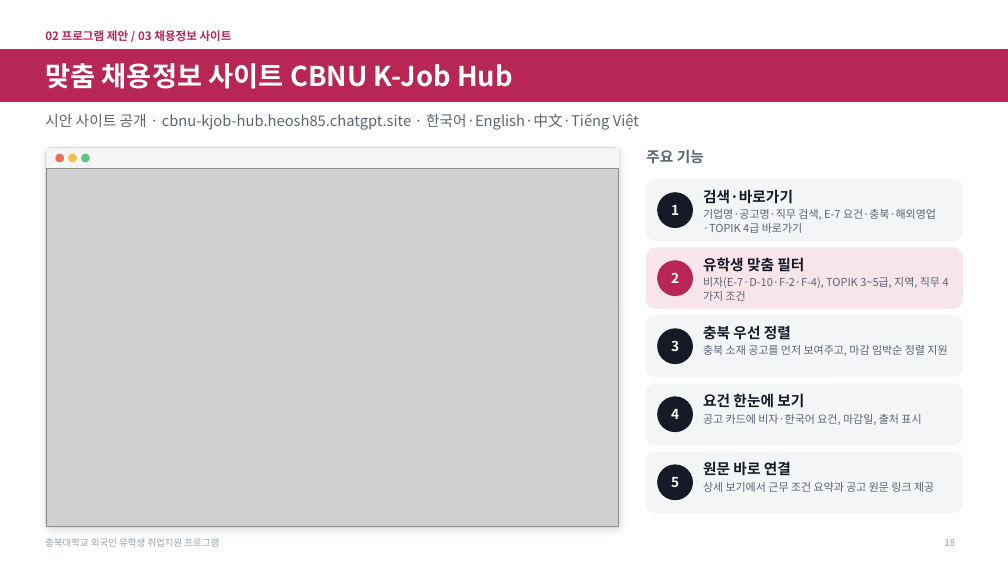
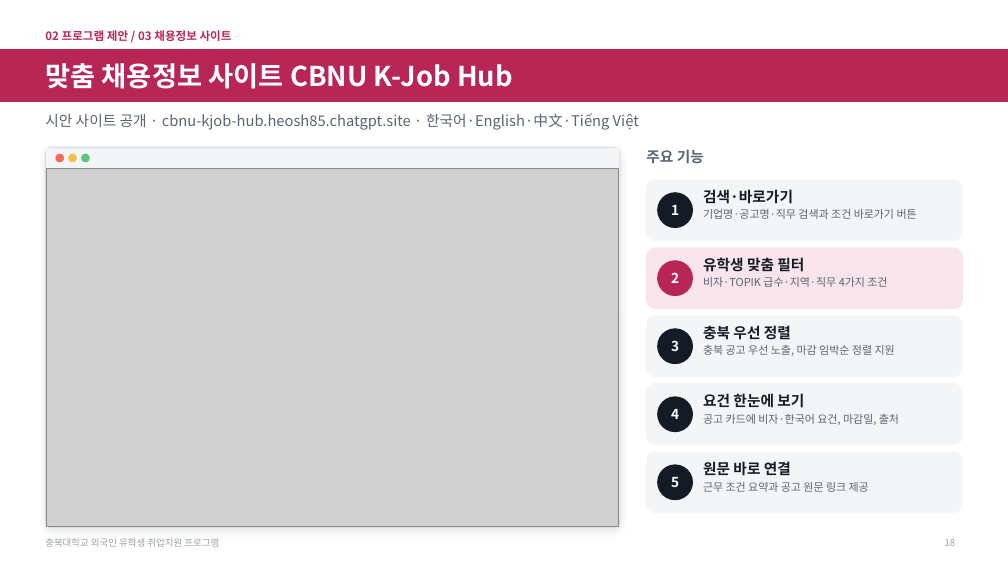
Before and after one commit to job-wave/Codex, a slide deck: slide 18 of output/jobwave-cbnu-proposal/JobWave_proposal_visual.pptx. Drawn at 1008x567 pixels with LibreOffice and Linux fonts; fonts in the diff are those of the drawing; grey boxes stand for pictures; background and template pictures are left out. Boxes give left, top, right and bottom in pixels: in the first picture for what was removed or moved away, otherwise in the second. Text is boxed around its words. In the diff, an @@ line names an element or a change of style, - is before the commit and + after.

```diff
--- a/output/jobwave-cbnu-proposal/JobWave_proposal_visual.pptx
+++ b/output/jobwave-cbnu-proposal/JobWave_proposal_visual.pptx
@@ text at (x1=703, y1=209, x2=917, y2=219): text changed @@
-기업명·공고명·직무 검색, E-7 요건·충북·해외영업·TOPIK 4급 바로가기
+기업명·공고명·직무 검색과 조건 바로가기 버튼
@@ text at (x1=703, y1=277, x2=887, y2=287): text changed @@
-비자(E-7·D-10·F-2·F-4), TOPIK 3~5급, 지역, 직무 4가지 조건
+비자·TOPIK 급수·지역·직무 4가지 조건
@@ text at (x1=703, y1=345, x2=895, y2=356): text changed @@
-충북 소재 공고를 먼저 보여주고, 마감 임박순 정렬 지원
+충북 공고 우선 노출, 마감 임박순 정렬 지원
@@ text at (x1=703, y1=414, x2=899, y2=425): text changed @@
-공고 카드에 비자·한국어 요건, 마감일, 출처 표시
+공고 카드에 비자·한국어 요건, 마감일, 출처
@@ text at (x1=703, y1=482, x2=869, y2=492): text changed @@
-상세 보기에서 근무 조건 요약과 공고 원문 링크 제공
+근무 조건 요약과 공고 원문 링크 제공
```
Also in this commit, not shown: 12 other slides changed, 7 other files.
